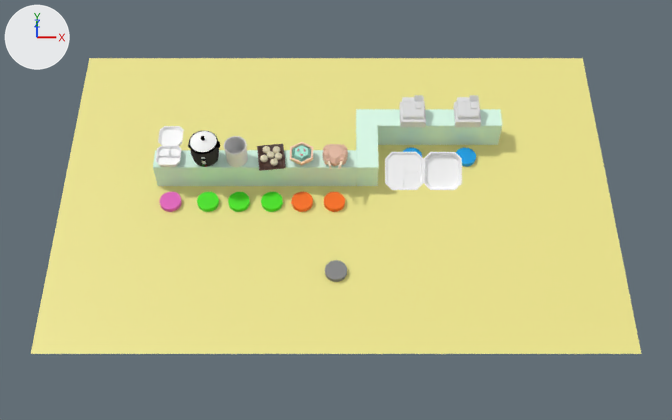
The Blender file scenes/counter-level.blend: old version first, new version second.
Both versions are drawn from a 50 mm lens placed at (0.0, -51.1, 72.8), pointed at (0.0, -5.5, 4.8). Lighting does not change. The marker at upper left points along +X, +Y and +Z.

The older version as bpy lines, for what is in view:
```python
ob_counter_checkout = bpy.data.objects.new('Counter.Checkout', me_cube_003)
ob_counter_checkout.location = (9.97, 6.48, 1.5)
ob_counter_checkout.scale = (6.0, 1.0, 1.5)
ob_counter_connector = bpy.data.objects.new('Counter.Connector', me_cube_002)
ob_counter_connector.location = (2.97, 3.99, 1.5)
ob_counter_connector.scale = (1.0, 3.5, 1.5)
ob_counter_main = bpy.data.objects.new('Counter.Main', me_cube_001)
ob_counter_main.location = (-7.54, 1.49, 1.5)
ob_counter_main.scale = (9.48, 1.0, 1.5)
ob_floor = bpy.data.objects.new('Floor', me_floor)
ob_floor.location = (0.0, 0.0, 0.0)
ob_floor.scale = (26.0, 17.0, 1.0)
ob_player_capsule = bpy.data.objects.new('Player.Capsule', me_player_capsule)
ob_player_capsule.location = (0.0, -8.92, -10.0)
ob_rice_cooker_001 = bpy.data.objects.new('Rice Cooker.001', me_cylinder)
ob_rice_cooker_001.location = (-12.09, 1.43, 4.44)
ob_rice_cooker_002 = bpy.data.objects.new('Rice Cooker.002', me_cylinder_001)
ob_rice_cooker_002.location = (-12.09, 1.43, 4.44)
ob_turkey_body = bpy.data.objects.new('turkey.body', me_id5)
ob_turkey_body.location = (-0.09, 1.25, 2.98)
ob_turkey_body.rotation_euler = (1.571, 0.0, 1.564)  # degrees (90, 0, 90)
ob_turkey_body.scale = (3.55, 3.55, 3.55)
ob_turkey_leg_001 = bpy.data.objects.new('turkey.leg.001', me_id16)
ob_turkey_leg_001.location = (0.58, 0.74, 2.98)
ob_turkey_leg_001.rotation_euler = (1.571, 0.0, 1.303)  # degrees (90, 0, 75)
ob_turkey_leg_001.scale = (4.63, 4.63, 4.63)
# also in view: 'Cash Register.002' at (12.6, 6.5, 4.1); 'Cash Register.001' at (7.4, 6.5, 4.1); 'Styrofoam.Base' at (5.2, -18.3, 28.0); 'Noodle Pot' at (-9.2, 1.5, 4.1); 'Styrofoam.Base.Counter' at (-15.6, 2.6, 3.4)
```
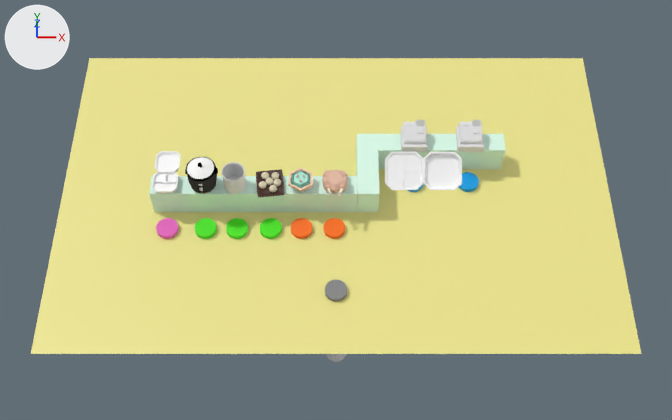
Location of each change, (x1, y1, x2, y2) in pixels of the pictures (672 x 420 px):
'Counter.Main', moved
    before: (153, 150, 357, 186)
    after: (149, 176, 357, 212)
'Counter.Checkout', moved
    before: (377, 109, 503, 145)
    after: (378, 134, 506, 169)
'Counter.Connector', moved
    before: (356, 109, 379, 186)
    after: (356, 134, 380, 212)
'Styrofoam.Base.Counter', moved
    before: (155, 126, 184, 167)
    after: (152, 151, 181, 193)
'Cash Register.002', moved
    before: (453, 95, 481, 127)
    after: (456, 120, 484, 152)
'Cash Register.001', moved
    before: (399, 95, 426, 127)
    after: (401, 120, 428, 152)
'Noodle Pot', moved
    before: (224, 136, 248, 167)
    after: (221, 162, 246, 194)
'Rice Cooker.001', moved
    before: (188, 130, 220, 167)
    after: (185, 157, 218, 193)
'Salad', moved
    before: (290, 142, 313, 166)
    after: (289, 168, 313, 192)
'Rice Cooker.002', moved
    before: (190, 131, 216, 152)
    after: (187, 157, 214, 179)
'Plate', moved
    before: (257, 144, 286, 171)
    after: (256, 169, 285, 197)
'Clickable.Neutral', moved
    before: (325, 260, 347, 282)
    after: (325, 280, 347, 302)
'Clickable.Styrofoam', moved
    before: (160, 192, 182, 212)
    after: (156, 218, 179, 239)
'Clickable.Dumplings', moved
    before: (261, 192, 283, 212)
    after: (260, 218, 282, 239)
'Clickable.Rice', moved
    before: (197, 192, 219, 212)
    after: (195, 218, 217, 239)
'Clickable.Noodles', moved
    before: (228, 192, 250, 212)
    after: (226, 218, 248, 239)
'Clickable.Vegetables', moved
    before: (292, 192, 313, 212)
    after: (291, 218, 312, 239)
'Clickable.Chicken', moved
    before: (324, 192, 345, 212)
    after: (323, 218, 345, 239)
'turkey.body', moved
    before: (323, 144, 347, 166)
    after: (323, 170, 348, 193)
'Clickable.Checkout.002', moved
    before: (456, 148, 476, 167)
    after: (459, 172, 479, 192)
'Dumpling', moved
    before: (260, 146, 282, 166)
    after: (259, 172, 281, 192)
'turkey.leg.001', moved
    before: (338, 150, 348, 169)
    after: (338, 176, 348, 196)
'turkey.leg.002', moved
    before: (322, 150, 332, 169)
    after: (322, 176, 331, 196)
'Player.Capsule', moved (not visible before)
    after: (326, 354, 346, 362)

Edits to the bpy script that builds the scene:
```text
Change ob_player_capsule:
    ob_player_capsule.location: (0.0, -8.92, -10.0) -> (0.0, -10.92, -10.0)
Change ob_counter_main:
    ob_counter_main.location: (-7.54, 1.49, 1.5) -> (-7.54, -1.51, 1.5)
Change ob_rice_cooker_001:
    ob_rice_cooker_001.location: (-12.09, 1.43, 4.44) -> (-12.09, -1.57, 4.44)
Change ob_rice_cooker_002:
    ob_rice_cooker_002.location: (-12.09, 1.43, 4.44) -> (-12.09, -1.57, 4.44)
Change ob_counter_connector:
    ob_counter_connector.location: (2.97, 3.99, 1.5) -> (2.97, 0.99, 1.5)
Change ob_counter_checkout:
    ob_counter_checkout.location: (9.97, 6.48, 1.5) -> (9.97, 3.48, 1.5)
Change ob_turkey_body:
    ob_turkey_body.location: (-0.09, 1.25, 2.98) -> (-0.09, -1.75, 2.98)
Change ob_turkey_leg_001:
    ob_turkey_leg_001.location: (0.58, 0.74, 2.98) -> (0.58, -2.26, 2.98)
Change ob_turkey_leg_002:
    ob_turkey_leg_002.location: (-0.76, 0.75, 2.98) -> (-0.76, -2.25, 2.98)
Change ob_cash_register_002:
    ob_cash_register_002.location: (12.61, 6.58, 4.63) -> (12.61, 3.58, 4.63)
Change ob_styrofoam_base_counter:
    ob_styrofoam_base_counter.location: (-15.56, 1.46, 3.14) -> (-15.56, -1.54, 3.14)
Change ob_noodle_pot:
    ob_noodle_pot.location: (-9.24, 1.47, 3.92) -> (-9.24, -1.53, 3.92)
Change ob_salad:
    ob_salad.location: (-3.19, 1.51, 3.06) -> (-3.19, -1.49, 3.06)
Change ob_dumpling:
    ob_dumpling.location: (-6.06, 1.6, 3.12) -> (-6.06, -1.4, 3.12)
Change ob_plate:
    ob_plate.location: (-6.02, 1.47, 3.08) -> (-6.02, -1.53, 3.08)
Change ob_cash_register_001:
    ob_cash_register_001.location: (7.36, 6.58, 4.63) -> (7.36, 3.58, 4.63)
Change ob_clickable_styrofoam:
    ob_clickable_styrofoam.location: (-15.57, -1.47, 0.23) -> (-15.57, -4.47, 0.23)
Change ob_clickable_dumplings:
    ob_clickable_dumplings.location: (-6.03, -1.47, 0.23) -> (-6.03, -4.47, 0.23)
Change ob_clickable_checkout_002:
    ob_clickable_checkout_002.location: (12.6, 3.8, 0.23) -> (12.6, 0.8, 0.23)
Change ob_clickable_rice:
    ob_clickable_rice.location: (-12.05, -1.47, 0.23) -> (-12.05, -4.47, 0.23)
Change ob_clickable_noodles:
    ob_clickable_noodles.location: (-9.14, -1.47, 0.23) -> (-9.14, -4.47, 0.23)
Change ob_clickable_vegetables:
    ob_clickable_vegetables.location: (-3.18, -1.47, 0.23) -> (-3.18, -4.47, 0.23)
Change ob_clickable_chicken:
    ob_clickable_chicken.location: (-0.16, -1.47, 0.23) -> (-0.16, -4.47, 0.23)
Change ob_clickable_neutral:
    ob_clickable_neutral.location: (0.0, -9.0, 0.23) -> (0.0, -11.0, 0.23)
```
